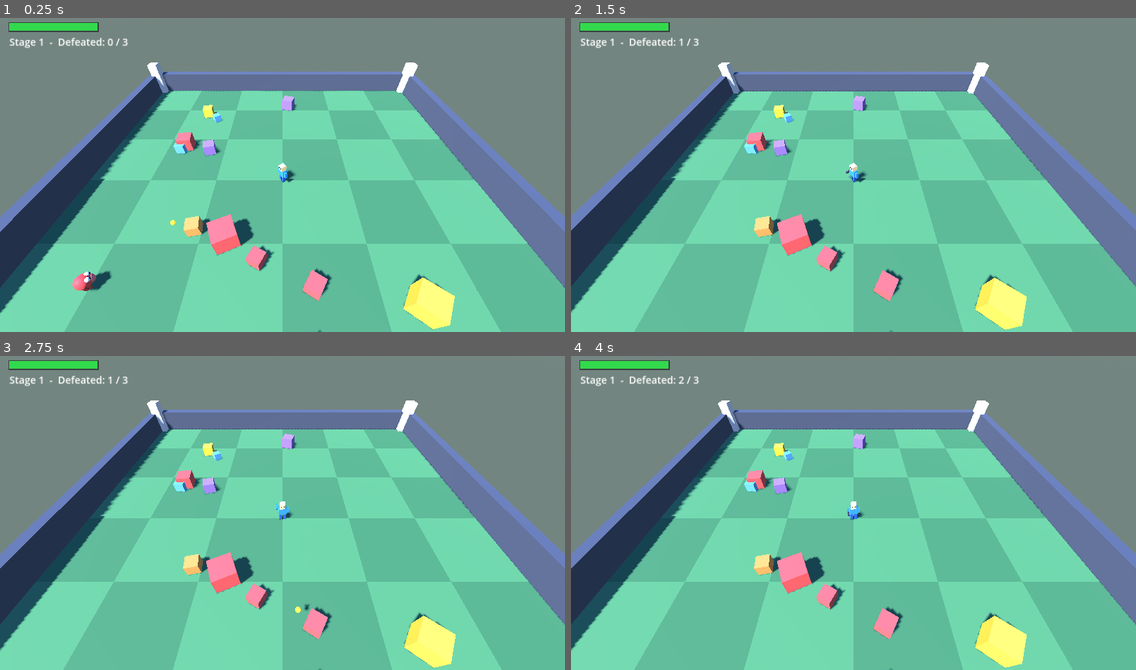
Above: before the commit, frames 1-4 (two rows, left to right).
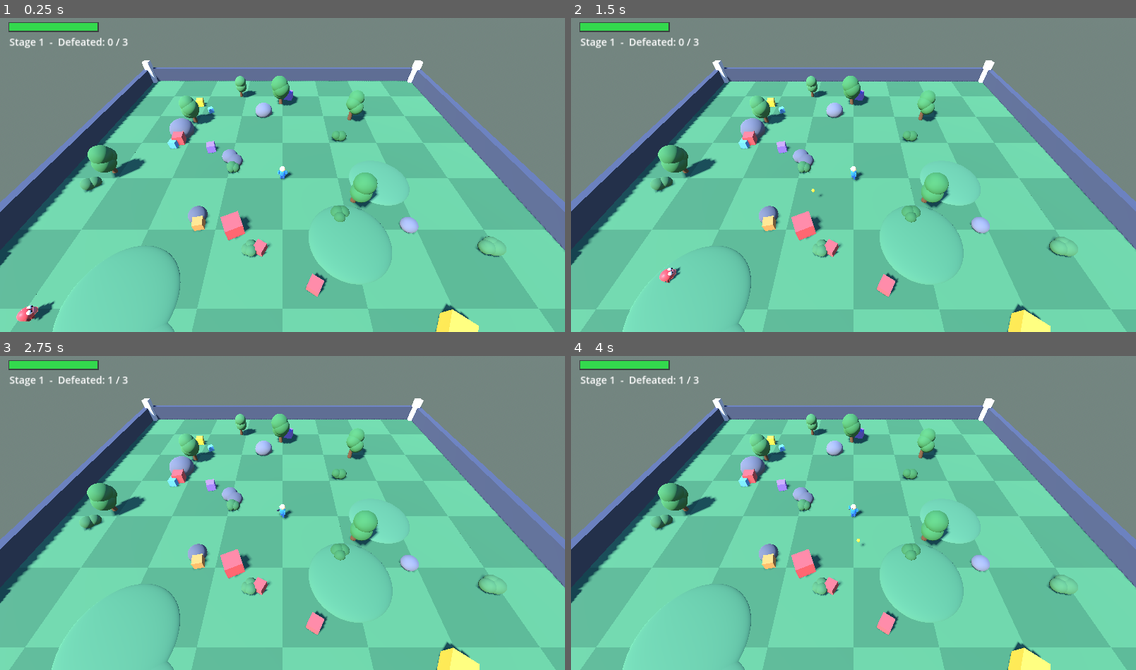
Above: after the commit, the same moments.

Repository: vanlaarhovenguitars/crashandsmash
Game: Godot game, scene res://scenes3d/Arena.tscn
Same seed, same stepped clock (60 frames per second), same inputs: the game is played once before the commit and once after it.
Inputs (mouse positions are in pixels of both pictures, inside the frame that each line leads up to):
- Up to frame 1 (0.25 s): no input
- Up to frame 2 (1.5 s): tap Enter (ui_accept) at 0.5, 0.77 s; move the mouse to (977, 156) at 0.52 s; hold Right (ui_right) 0.53-1.25 s; tap 1 at 0.6 s; click (977, 156) at 0.67 s; drag from (740, 187) to (825, 237) at 1.27 s
- Up to frame 3 (2.75 s): move the mouse to (339, 440) at 2.02 s; hold Right (ui_right) from 2.03 s (still down); tap 1 at 2.1 s
- Up to frame 4 (4 s): release Right (ui_right) at 2.75 s; drag from (825, 575) to (684, 462) at 2.77 s; move the mouse to (1023, 560) at 3.52 s; hold Left (ui_left) from 3.53 s (still down); tap 1 at 3.6 s; tap Enter (ui_accept) at 3.77 s

The runs differ from the first frame. In frame 1, 38% of the frame differs, in the area x 0-100%, y 13-100%; in frame 2, 38%; in frame 3, 38%; in frame 4, 38%.

Commit message:
Rounder characters, bigger arena, and added terrain
Characters: capsule limbs and spherical heads/bodies (less blocky), softer
materials. Arena: enlarged from 19 to 28 half-extent with the camera pulled
back. Terrain: trees (with collision), rocks, bushes, and gentle grassy mounds
scattered around the field, plus a finer checkerboard floor.

Verified: imports, runs error-free, and renders.

Diff:
--- a/entities3d/Enemy.gd
+++ b/entities3d/Enemy.gd
@@ -66,7 +66,9 @@
 func _mat(c: Color) -> StandardMaterial3D:
 	var m := StandardMaterial3D.new()
 	m.albedo_color = c
-	m.roughness = 0.6
+	m.roughness = 0.5
+	m.rim_enabled = true
+	m.rim = 0.4
 	return m
 
 func _box(parent: Node3D, size: Vector3, pos: Vector3, c: Color) -> MeshInstance3D:
@@ -74,6 +76,17 @@
 	var bm := BoxMesh.new()
 	bm.size = size
 	mi.mesh = bm
+	mi.position = pos
+	mi.material_override = _mat(c)
+	parent.add_child(mi)
+	return mi
+
+func _capsule(parent: Node3D, radius: float, height: float, pos: Vector3, c: Color) -> MeshInstance3D:
+	var mi := MeshInstance3D.new()
+	var cm := CapsuleMesh.new()
+	cm.radius = radius
+	cm.height = height
+	mi.mesh = cm
 	mi.position = pos
 	mi.material_override = _mat(c)
 	parent.add_child(mi)
@@ -160,13 +173,13 @@
 	_add_top_feature(1.08, dark)
 
 	_l_arm = _pivot(_body, Vector3(-0.5, 0.78, 0))
-	_box(_l_arm, Vector3(0.16, 0.4, 0.16), Vector3(0, -0.2, 0), dark)
+	_capsule(_l_arm, 0.1, 0.42, Vector3(0, -0.2, 0), dark)
 	_r_arm = _pivot(_body, Vector3(0.5, 0.78, 0))
-	_box(_r_arm, Vector3(0.16, 0.4, 0.16), Vector3(0, -0.2, 0), dark)
+	_capsule(_r_arm, 0.1, 0.42, Vector3(0, -0.2, 0), dark)
 	_l_leg = _pivot(_body, Vector3(-0.2, 0.34, 0))
-	_box(_l_leg, Vector3(0.2, 0.34, 0.2), Vector3(0, -0.17, 0), dark)
+	_capsule(_l_leg, 0.12, 0.36, Vector3(0, -0.17, 0), dark)
 	_r_leg = _pivot(_body, Vector3(0.2, 0.34, 0))
-	_box(_r_leg, Vector3(0.2, 0.34, 0.2), Vector3(0, -0.17, 0), dark)
+	_capsule(_r_leg, 0.12, 0.36, Vector3(0, -0.17, 0), dark)
 
 func _build_brute() -> void:
 	var col: Color = BODY_COLORS[randi() % BODY_COLORS.size()]
@@ -189,13 +202,13 @@
 	_box(_jaw, Vector3(0.56, 0.13, 0.28), Vector3(0, -0.05, -0.1), dark)
 
 	_l_arm = _pivot(_body, Vector3(-0.68, 1.22, 0))
-	_box(_l_arm, Vector3(0.26, 0.64, 0.26), Vector3(0, -0.32, 0), dark)
+	_capsule(_l_arm, 0.15, 0.66, Vector3(0, -0.32, 0), dark)
 	_r_arm = _pivot(_body, Vector3(0.68, 1.22, 0))
-	_box(_r_arm, Vector3(0.26, 0.64, 0.26), Vector3(0, -0.32, 0), dark)
+	_capsule(_r_arm, 0.15, 0.66, Vector3(0, -0.32, 0), dark)
 	_l_leg = _pivot(_body, Vector3(-0.3, 0.52, 0))
-	_box(_l_leg, Vector3(0.32, 0.52, 0.32), Vector3(0, -0.26, 0), dark)
+	_capsule(_l_leg, 0.17, 0.54, Vector3(0, -0.26, 0), dark)
 	_r_leg = _pivot(_body, Vector3(0.3, 0.52, 0))
-	_box(_r_leg, Vector3(0.32, 0.52, 0.32), Vector3(0, -0.26, 0), dark)
+	_capsule(_r_leg, 0.17, 0.54, Vector3(0, -0.26, 0), dark)
 
 # --- Update -----------------------------------------------------------------
 
--- a/entities3d/Player.gd
+++ b/entities3d/Player.gd
@@ -1,13 +1,13 @@
 extends CharacterBody3D
 ## The hero. Walks on the ground from keyboard / gamepad / touch joystick and AUTO-AIMS +
-## auto-fires at the nearest robot. Body is an articulated set of shapes (torso, head, arms,
-## legs) animated in code: walk cycle, idle bob, and an aim pose for the gun arm.
+## auto-fires at the nearest enemy. Built from rounded shapes (capsule limbs, spherical head)
+## and animated in code: walk cycle, idle bob, and a gun-arm aim pose.
 
-const MOVE_SPEED := 7.0
+const MOVE_SPEED := 8.5
 const GRAVITY := 24.0
 const MAX_HP := 100
 const FIRE_INTERVAL := 0.4
-const FIRE_RANGE := 18.0
+const FIRE_RANGE := 22.0
 const BULLET_DAMAGE := 12
 
 var hp: int
@@ -36,11 +36,14 @@
 	add_child(col)
 	_build_rig()
 
-# --- Rig construction -------------------------------------------------------
+# --- Rig --------------------------------------------------------------------
 
 func _mat(c: Color) -> StandardMaterial3D:
 	var m := StandardMaterial3D.new()
 	m.albedo_color = c
+	m.roughness = 0.55
+	m.rim_enabled = true
+	m.rim = 0.35
 	return m
 
 func _box(parent: Node3D, size: Vector3, pos: Vector3, c: Color) -> MeshInstance3D:
@@ -48,6 +51,28 @@
 	var bm := BoxMesh.new()
 	bm.size = size
 	mi.mesh = bm
+	mi.position = pos
+	mi.material_override = _mat(c)
+	parent.add_child(mi)
+	return mi
+
+func _sphere(parent: Node3D, radius: float, pos: Vector3, c: Color) -> MeshInstance3D:
+	var mi := MeshInstance3D.new()
+	var sm := SphereMesh.new()
+	sm.radius = radius
+	sm.height = radius * 2.0
+	mi.mesh = sm
+	mi.position = pos
+	mi.material_override = _mat(c)
+	parent.add_child(mi)
+	return mi
+
+func _capsule(parent: Node3D, radius: float, height: float, pos: Vector3, c: Color) -> MeshInstance3D:
+	var mi := MeshInstance3D.new()
+	var cm := CapsuleMesh.new()
+	cm.radius = radius
+	cm.height = height
+	mi.mesh = cm
 	mi.position = pos
 	mi.material_override = _mat(c)
 	parent.add_child(mi)
@@ -61,24 +86,27 @@
 
 func _build_rig() -> void:
 	var blue := Color(0.2, 0.55, 1.0)
-	var dblue := Color(0.15, 0.35, 0.7)
+	var dblue := Color(0.16, 0.38, 0.72)
 	var skin := Color(1.0, 0.85, 0.6)
 
-	_torso = _box(self, Vector3(0.7, 0.72, 0.42), Vector3(0, TORSO_Y, 0), blue)
-	_box(self, Vector3(0.5, 0.5, 0.5), Vector3(0, 1.75, 0), skin)            # head
-	_box(self, Vector3(0.1, 0.1, 0.06), Vector3(-0.12, 1.8, -0.26), Color(0.1, 0.1, 0.1))  # eyes
-	_box(self, Vector3(0.1, 0.1, 0.06), Vector3(0.12, 1.8, -0.26), Color(0.1, 0.1, 0.1))
+	_torso = _capsule(self, 0.36, 1.0, Vector3(0, TORSO_Y, 0), blue)
+	_sphere(self, 0.34, Vector3(0, 1.8, 0), skin)                       # head
+	# eyes (white + pupil) on the -Z face
+	_sphere(self, 0.09, Vector3(-0.13, 1.86, -0.27), Color.WHITE)
+	_sphere(self, 0.09, Vector3(0.13, 1.86, -0.27), Color.WHITE)
+	_sphere(self, 0.045, Vector3(-0.13, 1.86, -0.33), Color(0.05, 0.05, 0.08))
+	_sphere(self, 0.045, Vector3(0.13, 1.86, -0.33), Color(0.05, 0.05, 0.08))
 
-	_l_leg = _pivot(self, Vector3(-0.18, 0.85, 0))
-	_box(_l_leg, Vector3(0.24, 0.8, 0.24), Vector3(0, -0.4, 0), dblue)
-	_r_leg = _pivot(self, Vector3(0.18, 0.85, 0))
-	_box(_r_leg, Vector3(0.24, 0.8, 0.24), Vector3(0, -0.4, 0), dblue)
+	_l_leg = _pivot(self, Vector3(-0.17, 0.82, 0))
+	_capsule(_l_leg, 0.14, 0.8, Vector3(0, -0.38, 0), dblue)
+	_r_leg = _pivot(self, Vector3(0.17, 0.82, 0))
+	_capsule(_r_leg, 0.14, 0.8, Vector3(0, -0.38, 0), dblue)
 
-	_l_arm = _pivot(self, Vector3(-0.48, 1.45, 0))
-	_box(_l_arm, Vector3(0.2, 0.62, 0.2), Vector3(0, -0.32, 0), blue)
-	_r_arm = _pivot(self, Vector3(0.48, 1.45, 0))
-	_box(_r_arm, Vector3(0.2, 0.62, 0.2), Vector3(0, -0.32, 0), blue)
-	_box(_r_arm, Vector3(0.16, 0.16, 0.5), Vector3(0, -0.5, -0.22), Color(0.2, 0.2, 0.28))  # gun
+	_l_arm = _pivot(self, Vector3(-0.46, 1.45, 0))
+	_capsule(_l_arm, 0.11, 0.6, Vector3(0, -0.3, 0), blue)
+	_r_arm = _pivot(self, Vector3(0.46, 1.45, 0))
+	_capsule(_r_arm, 0.11, 0.6, Vector3(0, -0.3, 0), blue)
+	_box(_r_arm, Vector3(0.15, 0.15, 0.5), Vector3(0, -0.5, -0.22), Color(0.2, 0.2, 0.28))  # gun
 
 # --- Update -----------------------------------------------------------------
 
@@ -126,7 +154,6 @@
 		_r_leg.rotation.x = lerpf(_r_leg.rotation.x, 0.0, 0.2)
 		_l_arm.rotation.x = lerpf(_l_arm.rotation.x, 0.0, 0.2)
 		_torso.position.y = TORSO_Y + sin(_idle_t * 2.0) * 0.03
-	# Gun arm: point forward when aiming, otherwise swing/rest.
 	var r_target := 0.0
 	if aiming:
 		r_target = -1.4
--- a/scenes3d/Arena.gd
+++ b/scenes3d/Arena.gd
@@ -10,9 +10,9 @@
 const BulletScript := preload("res://entities3d/Bullet.gd")
 const HUDScript := preload("res://ui3d/HUD3D.gd")
 
-const ARENA_HALF := 19.0
+const ARENA_HALF := 28.0
 const BASE_SPAWN_INTERVAL := 2.5
-const CAM_OFFSET := Vector3(0, 15, 13)
+const CAM_OFFSET := Vector3(0, 20, 17)
 
 var stage_number := 1
 var kills := 0
@@ -97,7 +97,7 @@
 	floor_body.add_child(floor_col)
 	var light_tile := _mat(Color(0.32, 0.56, 0.36))
 	var dark_tile := _mat(Color(0.26, 0.48, 0.31))
-	var tiles := 6
+	var tiles := 8
 	var tile := (ARENA_HALF * 2.0) / float(tiles)
 	for ix in tiles:
 		for iz in tiles:
@@ -114,6 +114,7 @@
 	_build_wall(Vector3(-ARENA_HALF, 1, 0), Vector3(1, 3, ARENA_HALF * 2.0))
 	_build_wall(Vector3(ARENA_HALF, 1, 0), Vector3(1, 3, ARENA_HALF * 2.0))
 	_build_decorations()
+	_build_terrain()
 
 func _mat(c: Color) -> StandardMaterial3D:
 	var m := StandardMaterial3D.new()
@@ -149,6 +150,93 @@
 			post.material_override = _mat(Color(0.85, 0.85, 0.9))
 			add_child(post)
 
+## Adds terrain: gentle mounds, bushes, rocks, and trees scattered around the field.
+## Trees and big rocks get collision so the player weaves around them; small props are visual.
+func _build_terrain() -> void:
+	# Gentle grassy mounds (flattened domes, visual only).
+	for i in 4:
+		var p := _scatter(8.0)
+		var r := randf_range(3.0, 5.0)
+		var dome := _new_sphere(r, _mat(Color(0.3, 0.54, 0.36).lightened(randf() * 0.08)))
+		dome.position = Vector3(p.x, -0.1, p.z)
+		dome.scale = Vector3(1.0, randf_range(0.12, 0.2), 1.0)
+		add_child(dome)
+	# Bushes (clusters of green spheres, visual only).
+	for i in 8:
+		var bp := _scatter(6.0)
+		var bush := Node3D.new()
+		bush.position = Vector3(bp.x, 0.0, bp.z)
+		add_child(bush)
+		var bcol := Color(0.2, 0.45, 0.22).lightened(randf() * 0.15)
+		for j in 3:
+			var blob := _new_sphere(randf_range(0.5, 0.8), _mat(bcol))
+			blob.position = Vector3(randf_range(-0.4, 0.4), randf_range(0.4, 0.7), randf_range(-0.4, 0.4))
+			bush.add_child(blob)
+	# Rocks (grey, some with collision).
+	for i in 6:
+		var rp := _scatter(6.0)
+		var rs := randf_range(0.7, 1.8)
+		var rock := _new_sphere(rs, _mat(Color(0.5, 0.5, 0.55).darkened(randf() * 0.2)))
+		rock.scale = Vector3(1.0, randf_range(0.6, 0.9), 1.0)
+		if rs > 1.2:
+			var body := StaticBody3D.new()
+			body.position = Vector3(rp.x, rs * 0.4, rp.z)
+			var cs := CollisionShape3D.new()
+			var sp := SphereShape3D.new()
+			sp.radius = rs * 0.8
+			cs.shape = sp
+			body.add_child(cs)
+			body.add_child(rock)
+			add_child(body)
+		else:
+			rock.position = Vector3(rp.x, rs * 0.4, rp.z)
+			add_child(rock)
+	# Trees (trunk + foliage, with collision on the trunk).
+	for i in 7:
+		var tp := _scatter(7.0)
+		_build_tree(Vector3(tp.x, 0.0, tp.z), randf_range(0.85, 1.3))
+
+func _new_sphere(radius: float, mat: StandardMaterial3D) -> MeshInstance3D:
+	var mi := MeshInstance3D.new()
+	var sm := SphereMesh.new()
+	sm.radius = radius
+	sm.height = radius * 2.0
+	mi.mesh = sm
+	mi.material_override = mat
+	return mi
+
+## Returns a random point at least `min_center` from the middle (player spawn) and inside the walls.
+func _scatter(min_center: float) -> Vector3:
+	var ang := randf() * TAU
+	var d := randf_range(min_center, ARENA_HALF - 3.0)
+	return Vector3(cos(ang) * d, 0.0, sin(ang) * d)
+
+func _build_tree(pos: Vector3, s: float) -> void:
+	var body := StaticBody3D.new()
+	body.position = pos
+	add_child(body)
+	var trunk := MeshInstance3D.new()
+	var tm := CylinderMesh.new()
+	tm.top_radius = 0.22 * s
+	tm.bottom_radius = 0.28 * s
+	tm.height = 1.8 * s
+	trunk.mesh = tm
+	trunk.position = Vector3(0, 0.9 * s, 0)
+	trunk.material_override = _mat(Color(0.45, 0.3, 0.18))
+	body.add_child(trunk)
+	var cs := CollisionShape3D.new()
+	var cap := CapsuleShape3D.new()
+	cap.radius = 0.3 * s
+	cap.height = 1.8 * s
+	cs.shape = cap
+	cs.position = Vector3(0, 0.9 * s, 0)
+	body.add_child(cs)
+	var leaf := Color(0.22, 0.5, 0.24).lightened(randf() * 0.12)
+	for j in 3:
+		var blob := _new_sphere(randf_range(0.9, 1.2) * s, _mat(leaf))
+		blob.position = Vector3(randf_range(-0.4, 0.4) * s, (2.0 + j * 0.5) * s, randf_range(-0.4, 0.4) * s)
+		body.add_child(blob)
+
 func _build_wall(pos: Vector3, size: Vector3) -> void:
 	var body := StaticBody3D.new()
 	body.position = pos
Not shown, changed: DESIGN.md
